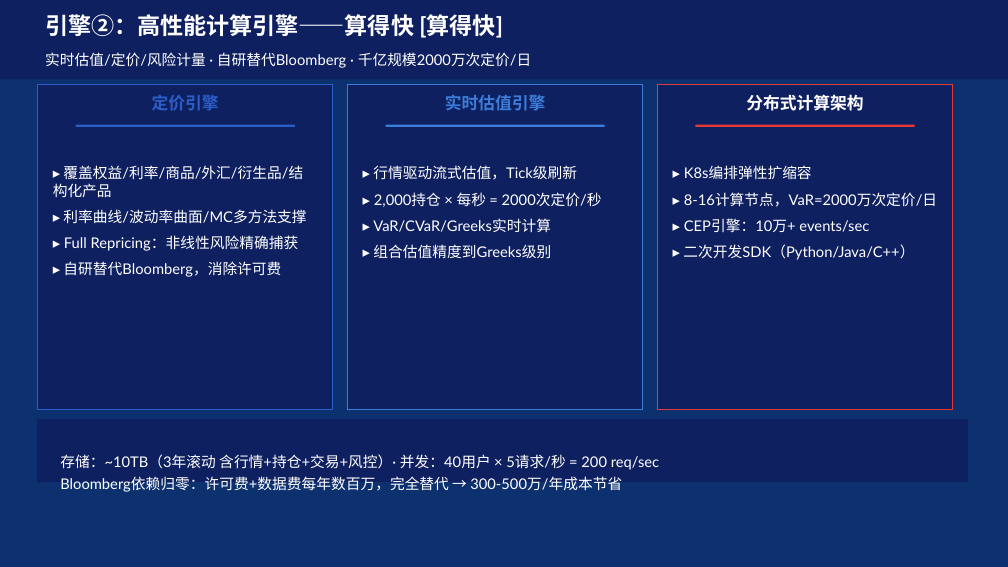
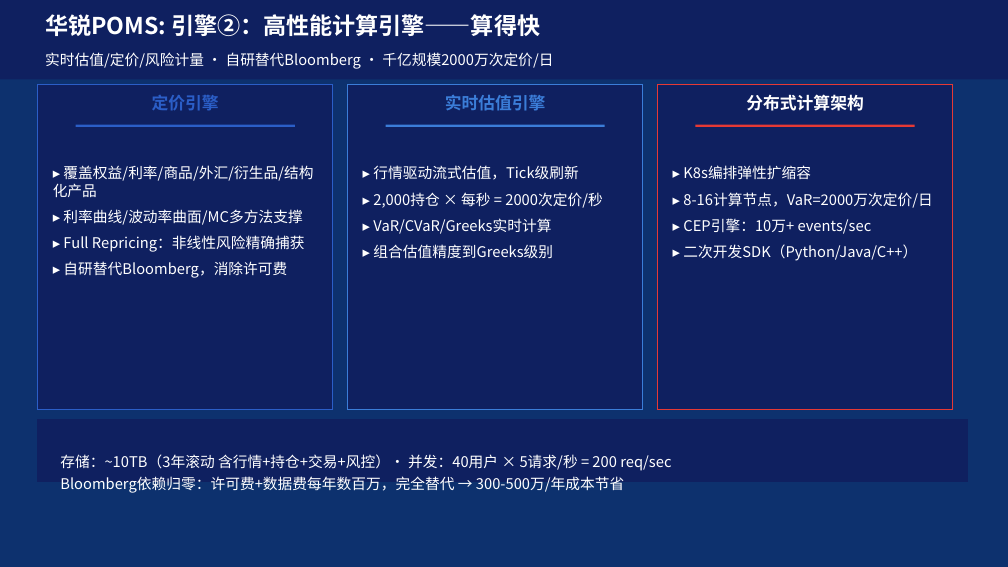
Before and after one commit to BellyFish99/ficc-projDocs, a slide deck: slide 33 of gy/gy_ppt.pptx (slide 28 before the commit). Drawn at 1008x567 pixels with LibreOffice and Linux fonts; fonts in the diff are those of the drawing; background and template pictures are left out. Boxes give left, top, right and bottom in pixels: in the first picture for what was removed or moved away, otherwise in the second. Text is boxed around its words. In the diff, an @@ line names an element or a change of style, - is before the commit and + after.

```diff
--- a/gy/gy_ppt.pptx
+++ b/gy/gy_ppt.pptx
@@ text at (45, 14, 540, 36): text changed; font Lato to Noto Sans CJK SC @@
-引擎②：高性能计算引擎——算得快 [算得快]
+华锐POMS: 引擎②：高性能计算引擎——算得快
@@ font Lato to Noto Sans CJK SC in 6 elements at (45, 52, 553, 69), (53, 165, 313, 278), (373, 165, 602, 258), (746, 94, 863, 111), (683, 192, 933, 261), (60, 454, 671, 493) @@
```
Also in this commit, not shown: 31 other slides changed, 23 slides added, 11 slides removed, 36 other files.
